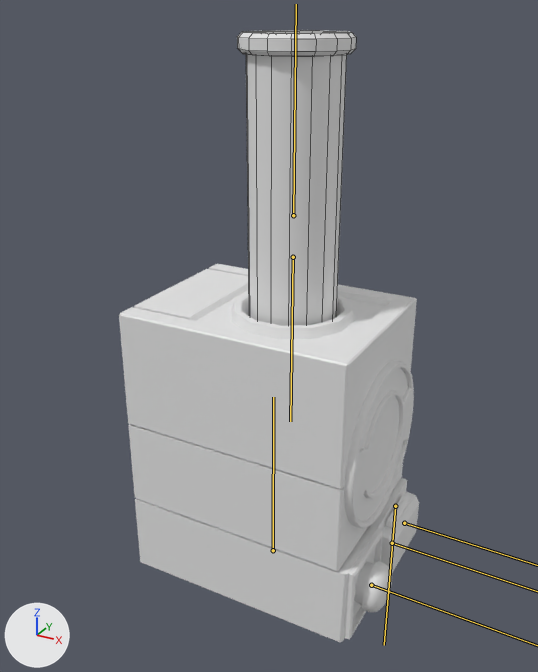
The FBX model The Outer Frame/Assets/Models/progresorModule-model.fbx as it was, and as the next commit left it.
The view is the same before and after, from a camera (50 mm lens) standing at (0.156, -0.288, 0.272) and looking at (0.0, -0.005, 0.13). Arrows for +X, +Y and +Z are at lower left; the lights stay in place. Both versions are drawn at frame 9 of the action 'progresorModule armature|sendMessage'; the numbers are the values there. The bones that bend it are drawn over the model as lines. Mesh edges are drawn as thin lines on the coarser meshes.

Names of what the first picture shows: 'module button abort', 'module button cover', 'module message cyllinder', 'progresor module'.
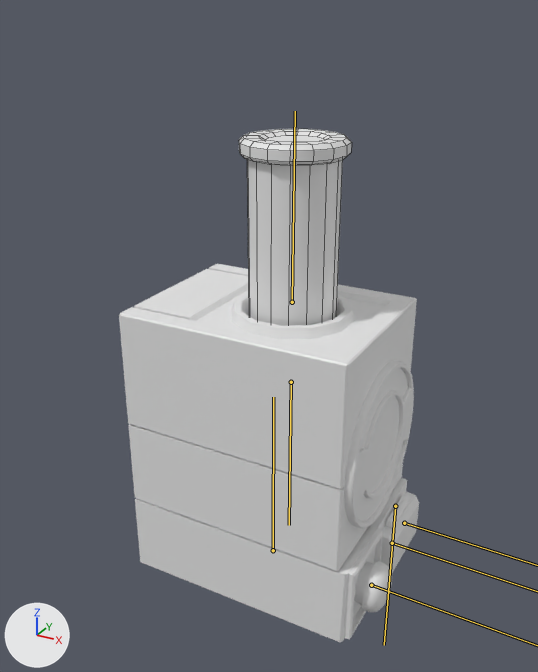
Where the change shows, as pixel boxes (x1, y1, x2, y2) in the pictures (538 x 672 px):
'module message cyllinder', posed
    before: (237, 30, 356, 326)
    after: (239, 129, 352, 326)
bone 'cyllinder', root to tip
    before: (293, 215) to (296, 4)
    after: (292, 302) to (295, 111)
bone 'message', root to tip
    before: (293, 257) to (290, 421)
    after: (291, 382) to (289, 525)

The change, as a list of edits to the scene's bpy script:
```text
Change bone_cyllinder:
    where bone_cyllinder = bpy.data.objects['progresorModule armature'].pose.bones['cyllinder']  # child of 'BASE'
    bone_cyllinder.location: (0.0, 0.0, 0.0) -> (0.0, -0.0409, 0.0)
Change bone_message:
    where bone_message = bpy.data.objects['progresorModule armature'].pose.bones['message']  # child of 'cyllinder'
    bone_message.location: (0.0, -0.066, 0.0) -> (0.0, -0.0437, 0.0)
    bone_message.rotation_quaternion: (0.325, 0.0, -0.946, 0.0) -> (0.893, 0.0, 0.257, 0.0)  # degrees (0, -142, 0) -> degrees (0, 32, 0)
```
